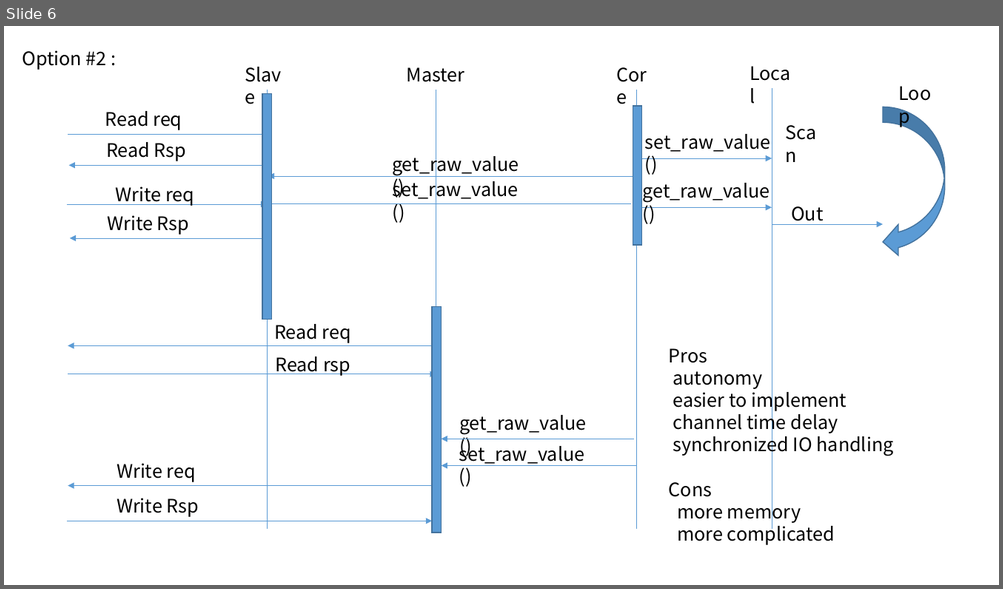
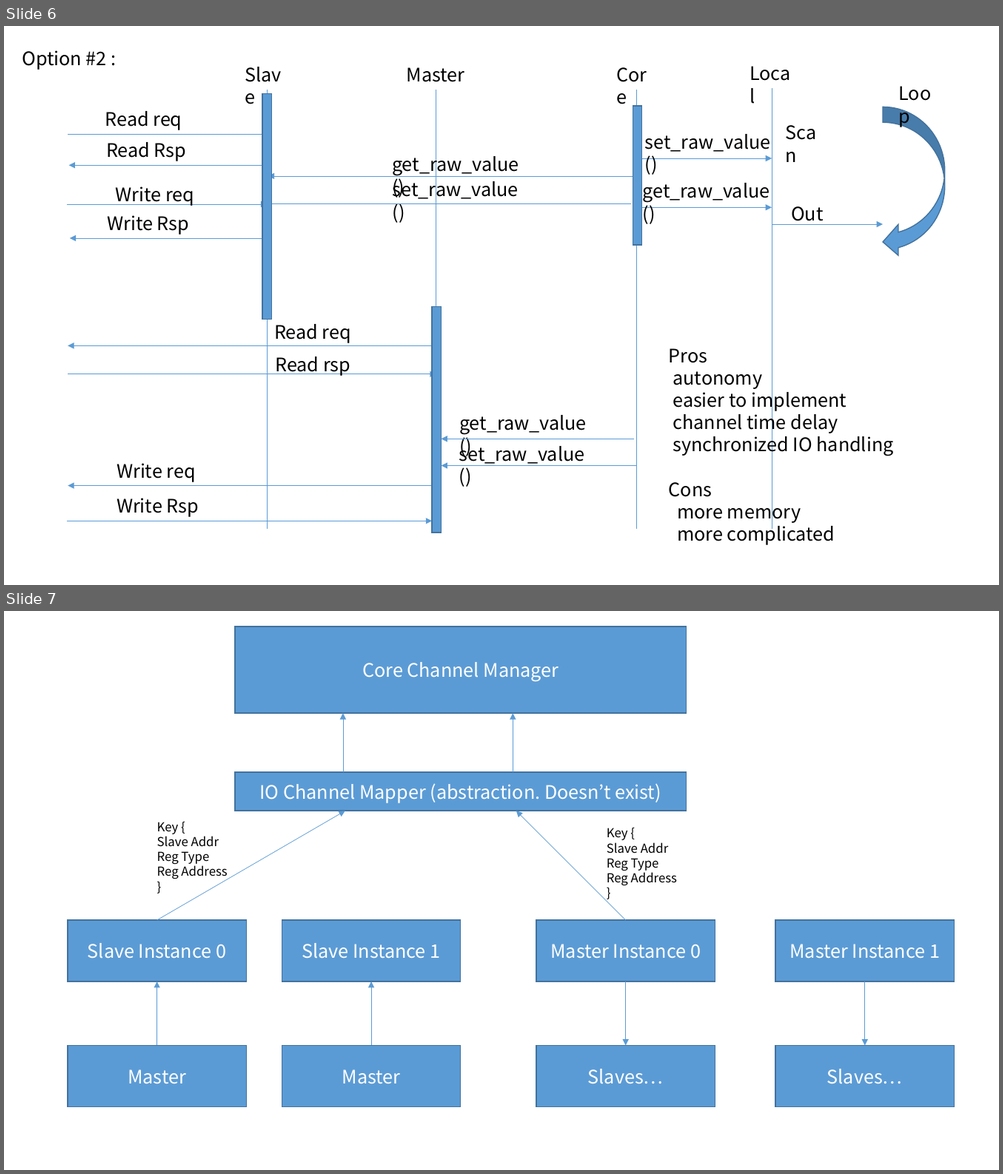
Before and after one commit to peakhunt/macron_base, a slide deck: doc/modbus_arch.pptx. Shown one above the other, each under a label of ours: slide 6 before the commit, slides 6 and 7 after it. The pictures are 1003x589 and 1003x1174 pixels, drawn with LibreOffice and Linux fonts; fonts in the diff are those of the drawing. Boxes give left, top, right and bottom in pixels: in the first picture for what was removed or moved away, otherwise in the second. Text is boxed around its words. In the diff, an @@ line names an element or a change of style, - is before the commit and + after.

Commit message:
updating doc

```diff
--- a/doc/modbus_arch.pptx
+++ b/doc/modbus_arch.pptx
@@ slide 7 added at box(4, 611, 999, 1170), background #FFFFFF @@
@@ rectangle added at box(236, 627, 687, 713), fill #5B9BD5, outline #43739E 1 pt, 18 pt, text #FFFFFF @@
+Core Channel Manager
@@ arrow added from (343, 772) to (343, 713), #5B9BD5 0.5 pt @@
@@ arrow added from (513, 772) to (513, 713), #5B9BD5 0.5 pt @@
@@ rectangle added at box(236, 772, 687, 811), fill #5B9BD5, outline #43739E 1 pt, 18 pt, text #FFFFFF @@
+IO Channel Mapper (abstraction. Doesn’t exist)
@@ arrow added from (157, 920) to (345, 811), #5B9BD5 0.5 pt @@
@@ text added at box(157, 822, 227, 880), 12 pt, text #000000 @@
+Key {
+Slave Addr
+Reg Type
+Reg Address
+}
@@ arrow added from (626, 920) to (516, 811), #5B9BD5 0.5 pt @@
@@ text added at box(606, 828, 677, 886), 12 pt, text #000000 @@
+Key {
+Slave Addr
+Reg Type
+Reg Address
+}
@@ rectangle added at box(68, 920, 247, 982), fill #5B9BD5, outline #43739E 1 pt, 18 pt, text #FFFFFF @@
+Slave Instance 0
@@ rectangle added at box(282, 920, 461, 982), fill #5B9BD5, outline #43739E 1 pt, 18 pt, text #FFFFFF @@
+Slave Instance 1
@@ rectangle added at box(536, 920, 715, 982), fill #5B9BD5, outline #43739E 1 pt, 18 pt, text #FFFFFF @@
+Master Instance 0
@@ rectangle added at box(776, 920, 955, 982), fill #5B9BD5, outline #43739E 1 pt, 18 pt, text #FFFFFF @@
+Master Instance 1
@@ arrow added from (157, 1046) to (157, 982), #5B9BD5 0.5 pt @@
@@ arrow added from (371, 1046) to (371, 982), #5B9BD5 0.5 pt @@
@@ arrow added from (626, 982) to (626, 1046), #5B9BD5 0.5 pt @@
@@ arrow added from (865, 982) to (865, 1046), #5B9BD5 0.5 pt @@
@@ rectangle added at box(68, 1046, 247, 1107), fill #5B9BD5, outline #43739E 1 pt, 18 pt, text #FFFFFF @@
+Master
@@ rectangle added at box(282, 1046, 461, 1107), fill #5B9BD5, outline #43739E 1 pt, 18 pt, text #FFFFFF @@
+Master
@@ rectangle added at box(536, 1046, 715, 1107), fill #5B9BD5, outline #43739E 1 pt, 18 pt, text #FFFFFF @@
+Slaves…
@@ rectangle added at box(776, 1046, 955, 1107), fill #5B9BD5, outline #43739E 1 pt, 18 pt, text #FFFFFF @@
+Slaves…
```
